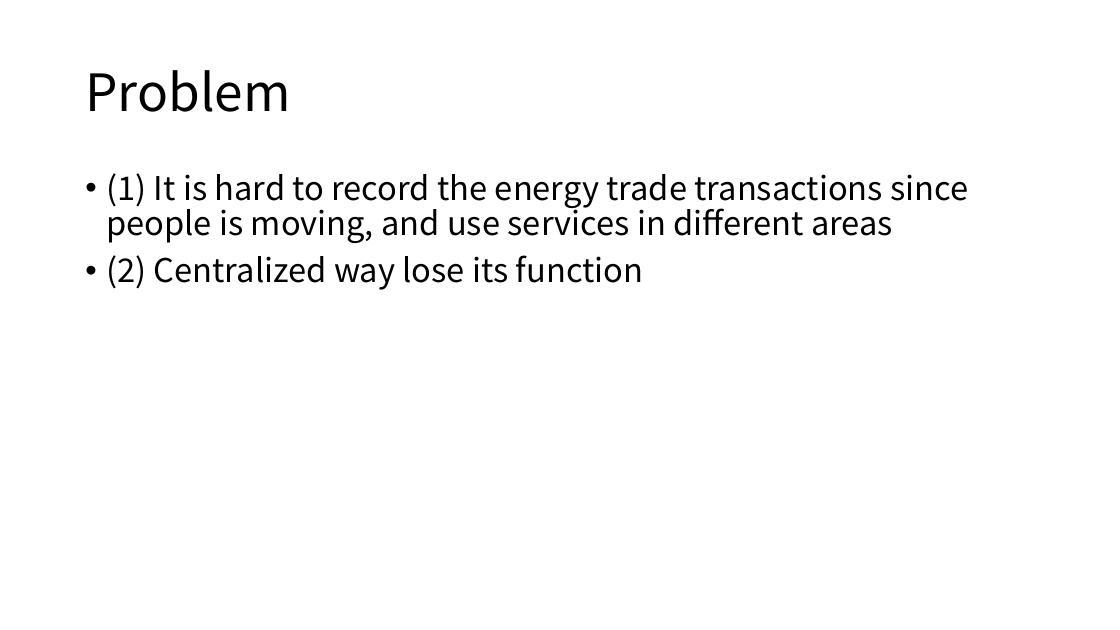
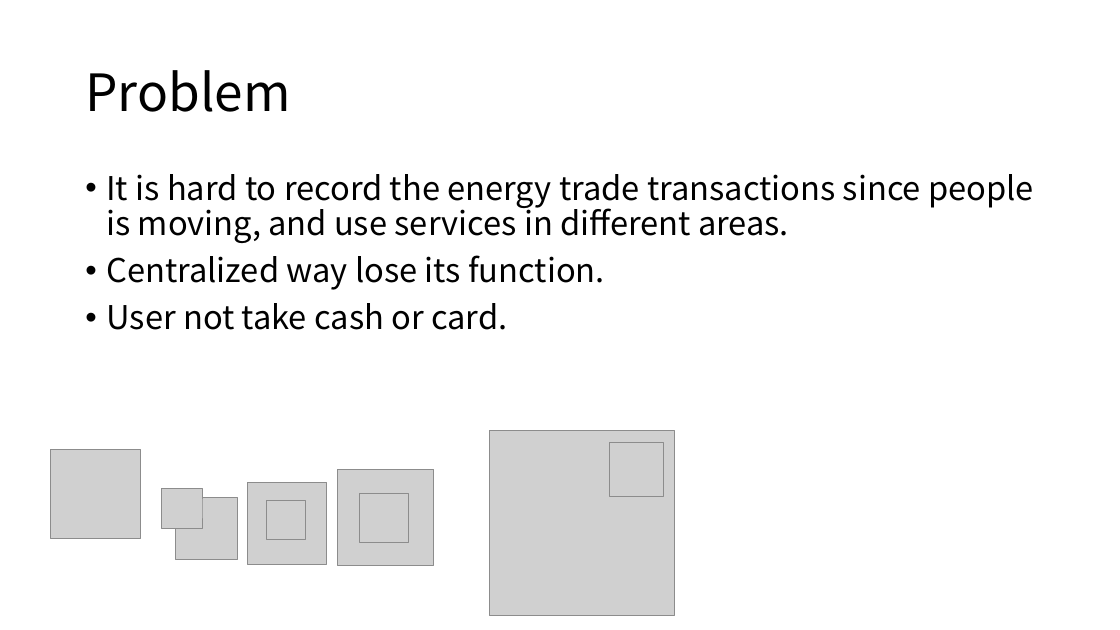
Before and after one commit to mchen798/WirelessCharge, a slide deck: slide 4 of WirlessCharger_10_21.pptx (slide 3 before the commit). Drawn at 1120x630 pixels with LibreOffice and Linux fonts; fonts in the diff are those of the drawing; grey boxes stand for pictures. Boxes give left, top, right and bottom in pixels: in the first picture for what was removed or moved away, otherwise in the second. Text is boxed around its words. In the diff, an @@ line names an element or a change of style, - is before the commit and + after.

```diff
--- a/WirlessCharger_10_21.pptx
+++ b/WirlessCharger_10_21.pptx
@@ text at bbox=[106, 174, 1034, 330]: text changed @@
-• (1) It is hard to record the energy trade transactions since people is moving, and use services in different areas
-• (2) Centralized way lose its function
+• It is hard to record the energy trade transactions since people is moving, and use services in different areas.
+• Centralized way lose its function.
+• User not take cash or card.
@@ picture added at bbox=[489, 431, 674, 616] @@
@@ picture added at bbox=[610, 442, 664, 496] @@
@@ picture added at bbox=[51, 450, 141, 539] @@
@@ picture added at bbox=[338, 470, 434, 565] @@
@@ picture added at bbox=[162, 488, 202, 528] @@
@@ picture added at bbox=[176, 497, 237, 559] @@
@@ picture added at bbox=[248, 482, 327, 565] @@
@@ picture added at bbox=[266, 501, 306, 540] @@
@@ picture added at bbox=[360, 494, 408, 543] @@
```
Also in this commit, not shown: 2 other slides changed, 4 slides added.
